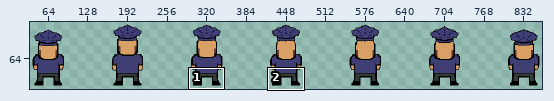
Pixel-art file: Assets/Aseprite/Cop_enemy_shoot_north-Sheet.aseprite. The first picture is a wide view before the edit; the outline marks the close-up.
Close-up. Earlier state:
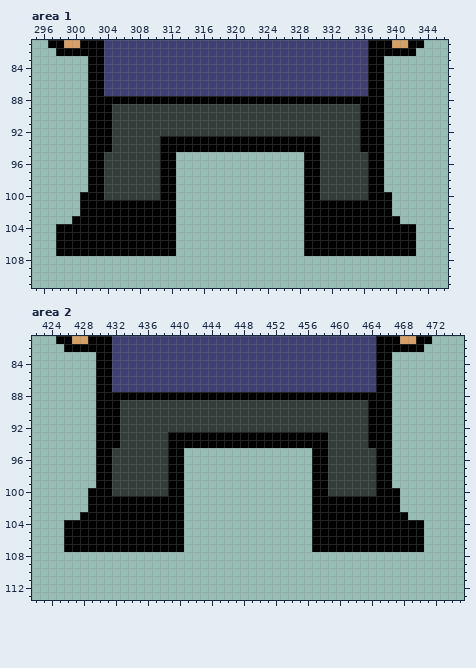
896x128 pixels, 1 frame. Shown: area 1: x 295..346, y 81..111; area 2: x 422..475, y 81..113. The wide view leaves out empty margins. The commit also changed other parts of the picture, which this record leaves out.
After:
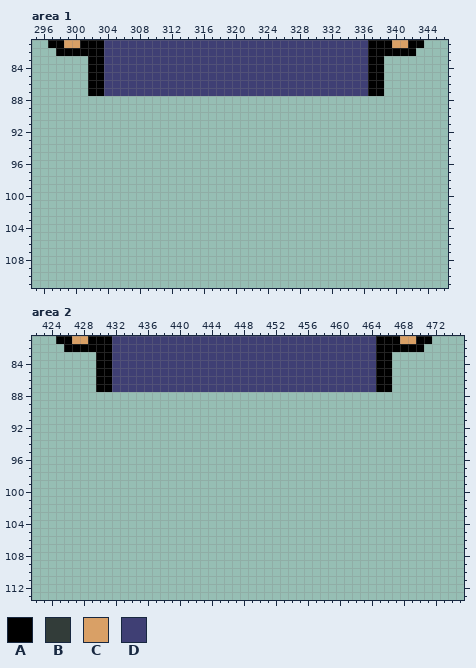
Palette (. is transparent): A #000000  B #323c39  C #d9a066  D #3f3f74
The edit:
Area 1:
Colour A is removed in row 88 at x 302 to 338; in rows 89 to 92 at x 302 to 304 and 336 to 338; in rows 93 to 94 at x 302 to 304, 311 to 330 and 336 to 338; in rows 95 to 99 at x 302 to 303, 311 to 312, 329 to 330 and 337 to 338; in row 100 at x 301 to 303, 311 to 312, 329 to 330 and 337 to 339; in rows 101 to 102 at x 301 to 312 and 329 to 339.
Colour A is removed in row 103 at x 300 to 312 and 329 to 340; in rows 104 to 107 at x 298 to 312 and 329 to 342.
Colour B is removed in rows 89 to 92 at x 305 to 335; in rows 93 to 94 at x 305 to 310 and 331 to 335; in rows 95 to 100 at x 304 to 310 and 331 to 336.
Area 2:
Colour A is removed in row 88 at x 430 to 466; in rows 89 to 92 at x 430 to 432 and 464 to 466; in rows 93 to 94 at x 430 to 432, 439 to 458 and 464 to 466; in rows 95 to 99 at x 430 to 431, 439 to 440, 457 to 458 and 465 to 466; in row 100 at x 429 to 431, 439 to 440, 457 to 458 and 465 to 467; in rows 101 to 102 at x 429 to 440 and 457 to 467.
Colour A is removed in row 103 at x 428 to 440 and 457 to 468; in rows 104 to 107 at x 426 to 440 and 457 to 470.
Colour B is removed in rows 89 to 92 at x 433 to 463; in rows 93 to 94 at x 433 to 438 and 459 to 463; in rows 95 to 100 at x 432 to 438 and 459 to 464.
Changed places in both close-ups, as pixel boxes (x1, y1, x2, y2):
erased: (56, 96, 416, 256)
erased: (64, 392, 424, 552)
